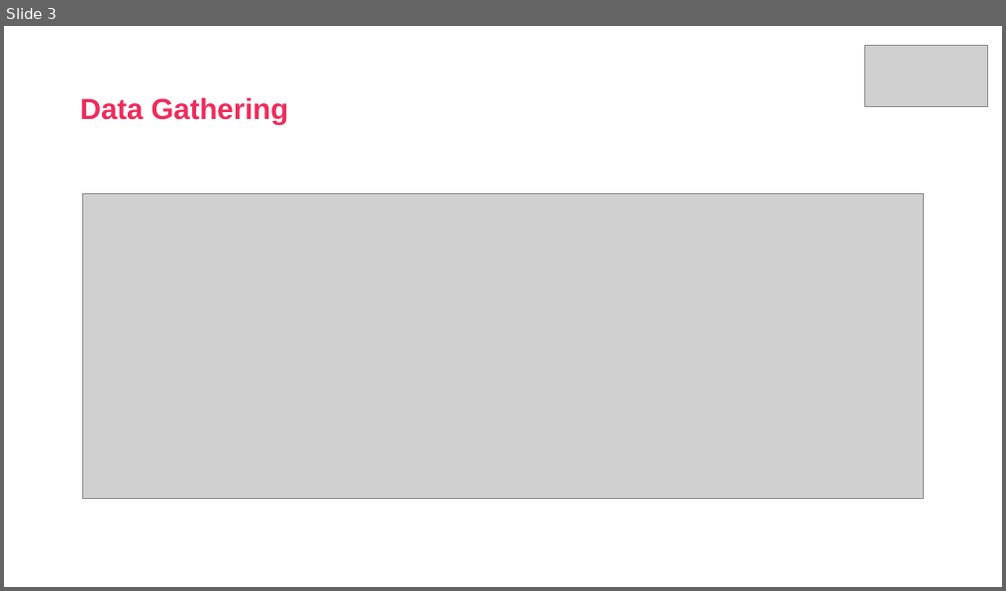
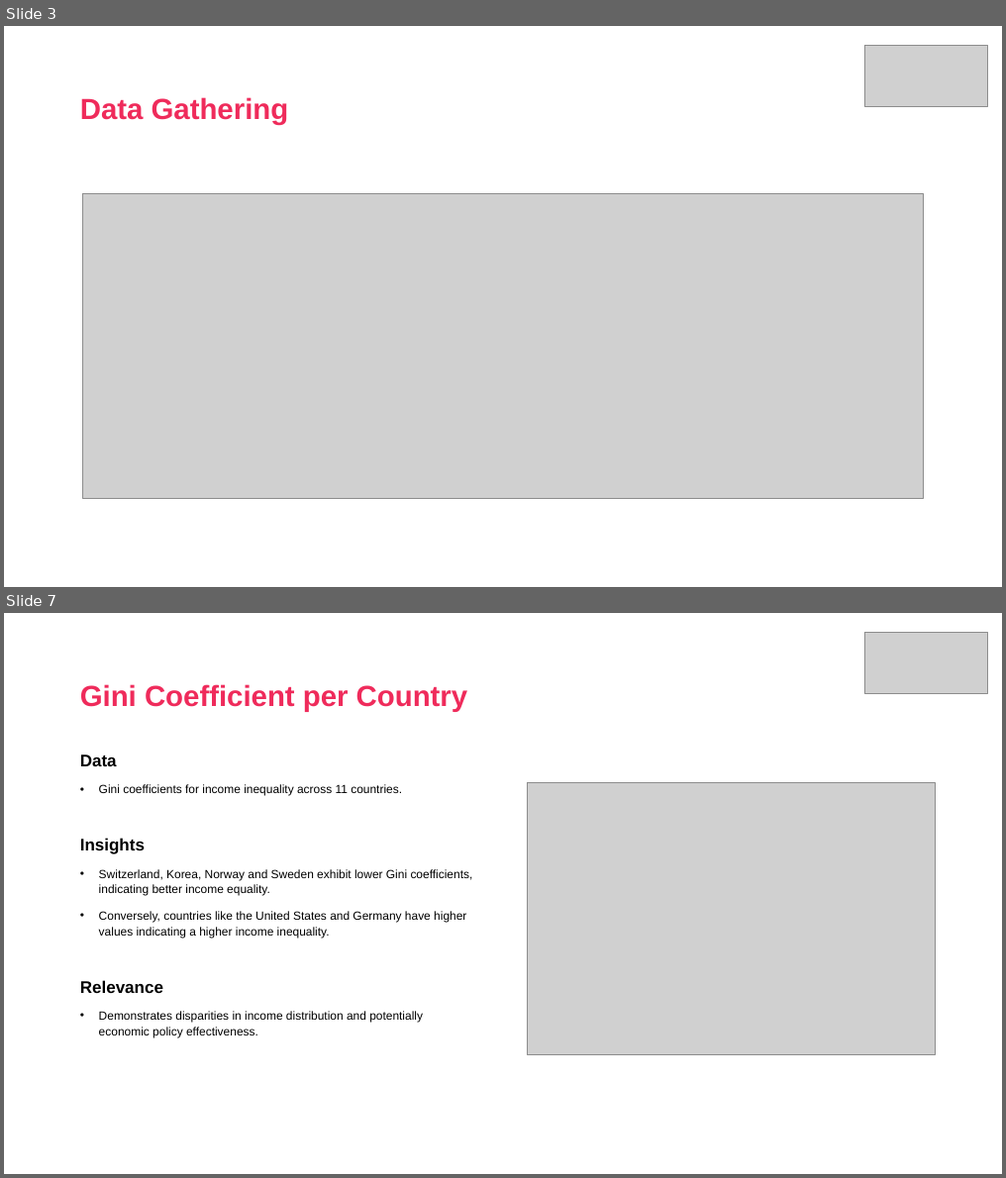
Before and after one commit to DanielSchipfer/assignment2, a slide deck: assignment2_presentation.pptx. Shown one above the other, each under a label of ours: slide 3 before the commit, slides 3 and 7 after it; the slides between them are not shown. The pictures are 1006x591 and 1006x1178 pixels, drawn with LibreOffice and Linux fonts; fonts in the diff are those of the drawing; grey boxes stand for pictures. Boxes give left, top, right and bottom in pixels: in the first picture for what was removed or moved away, otherwise in the second. Text is boxed around its words. In the diff, an @@ line names an element or a change of style, - is before the commit and + after.

```diff
--- a/assignment2_presentation.pptx
+++ b/assignment2_presentation.pptx
@@ slide 7 added at box(4, 613, 1002, 1174), background #FFFFFF @@
@@ picture added at box(864, 632, 987, 693) @@
@@ title added at box(80, 684, 468, 712), 28 pt, text #EF2B5B, bold @@
+Gini Coefficient per Country
@@ text added at box(80, 755, 473, 1038), 11.4 pt, text #000000 @@
+Data
+• Gini coefficients for income inequality across 11 countries.
+Insights
+• Switzerland, Korea, Norway and Sweden exhibit lower Gini coefficients, indicating better income equality.
+• Conversely, countries like the United States and Germany have higher values indicating a higher income inequality.
+Relevance
+• Demonstrates disparities in income distribution and potentially economic policy effectiveness.
@@ picture added at box(528, 783, 936, 1055) @@
```
Also in this commit, not shown: 1 slide changed, 5 other slides added, 2 slides removed.
